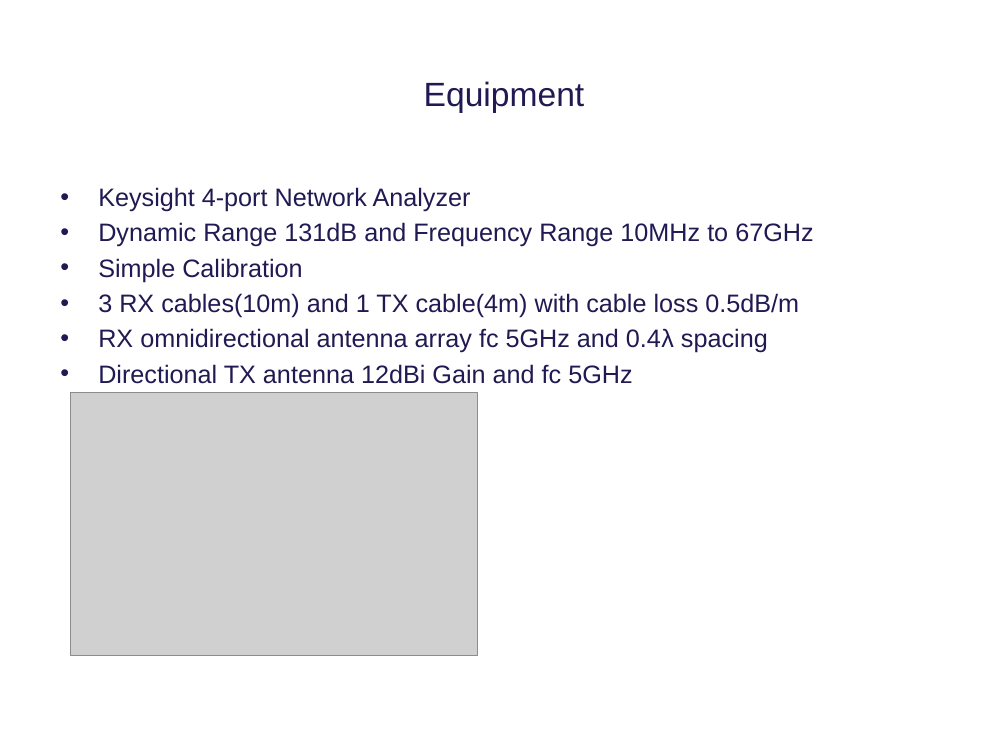
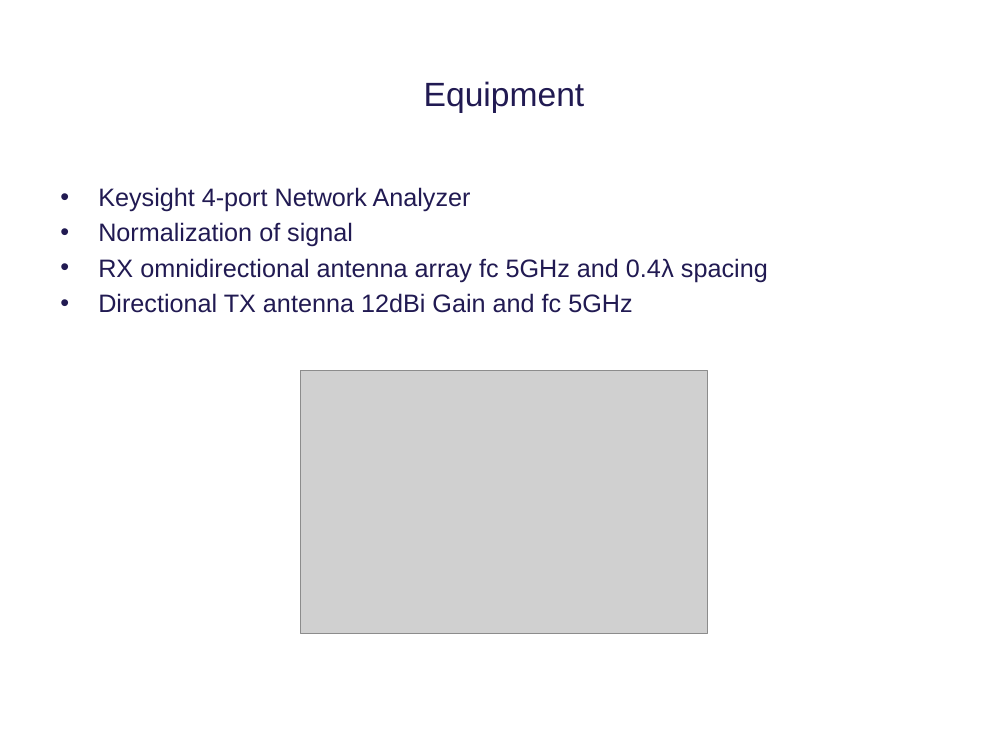
Before and after one commit to tkjj13/P8, a slide deck: slide 18 of ppt/final.pptx. Drawn at 1008x756 pixels with LibreOffice and Linux fonts; fonts in the diff are those of the drawing; grey boxes stand for pictures; background and template pictures are left out. Boxes give left, top, right and bottom in pixels: in the first picture for what was removed or moved away, otherwise in the second. Text is boxed around its words. In the diff, an @@ line names an element or a change of style, - is before the commit and + after.

Commit message:
ppt

```diff
--- a/ppt/final.pptx
+++ b/ppt/final.pptx
@@ text at (98,222,353,247): text changed @@
-• Dynamic Range 131dB and Frequency Range 10MHz to 67GHz
-• Simple Calibration
-• 3 RX cables(10m) and 1 TX cable(4m) with cable loss 0.5dB/m
+• Normalization of signal
@@ picture: place and size @@
-picture at (71,393,477,656)
+picture at (300,370,707,633)
```
Also in this commit, not shown: 6 other slides changed.
